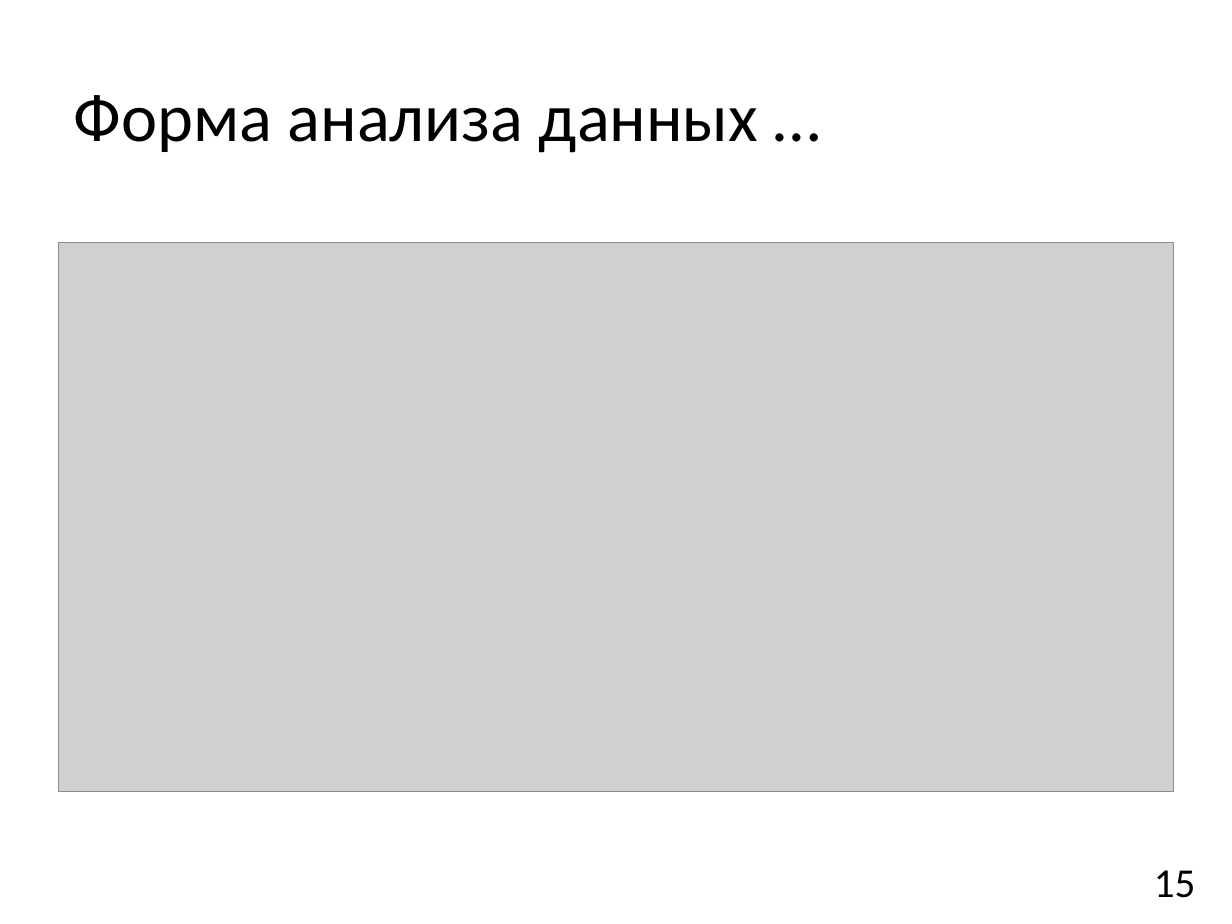
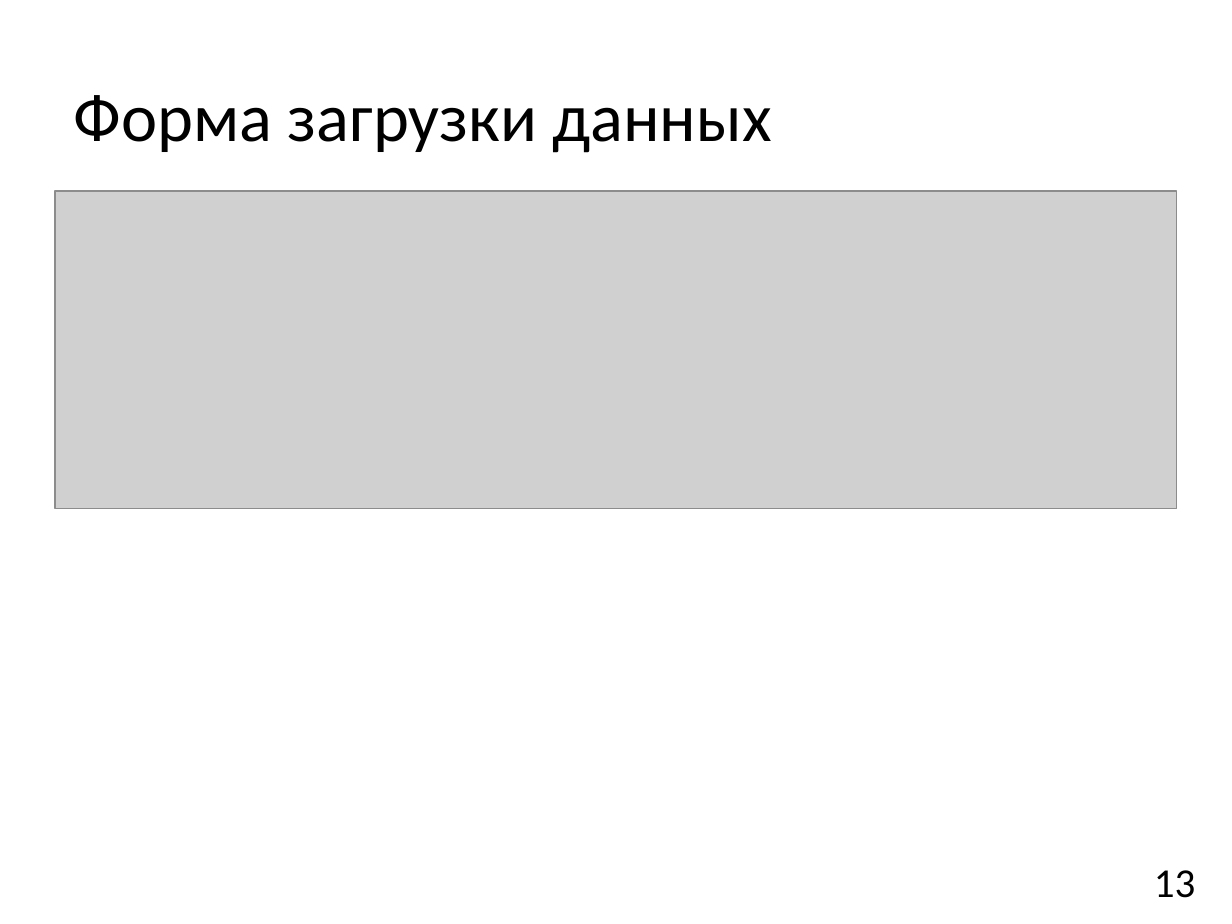
Before and after one commit to ostaaaaat/monitoring, a slide deck: slide 13 of 3 [Презентация].pptx (slide 15 before the commit). Drawn at 1232x924 pixels with LibreOffice and Linux fonts; fonts in the diff are those of the drawing; grey boxes stand for pictures. Boxes give left, top, right and bottom in pixels: in the first picture for what was removed or moved away, otherwise in the second. Text is boxed around its words. In the diff, an @@ line names an element or a change of style, - is before the commit and + after.

```diff
--- a/3 [Презентация].pptx
+++ b/3 [Презентация].pptx
@@ title at (74, 95, 772, 153): text changed @@
-Форма анализа данных …
+Форма загрузки данных
@@ picture added at (55, 191, 1178, 509) @@
@@ picture removed at (58, 243, 1174, 792) @@
@@ page number at (1154, 870, 1196, 898): text changed @@
-15
+13
```
Also in this commit, not shown: 10 other slides changed, 7 slides added, 8 slides removed.
